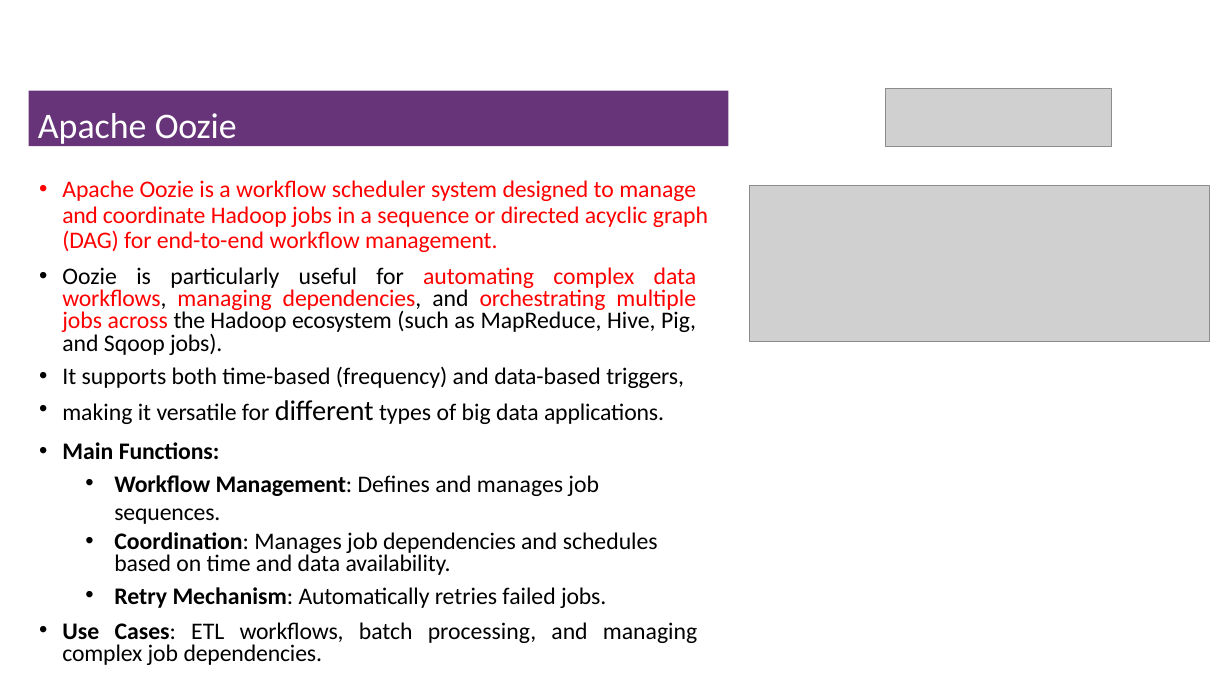
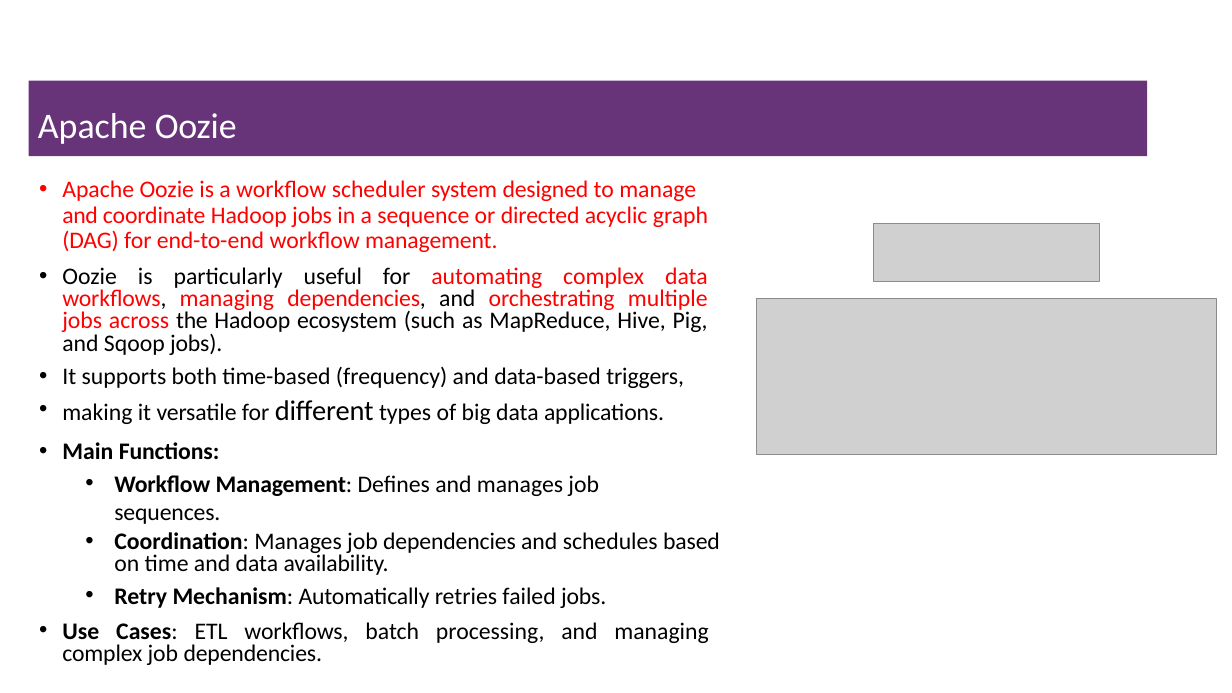
Before and after one commit to msfasha/307401-Big-Data, a slide deck: slide 30 of 20243/section_2_introduction_to_hadoop_eco_system/2-Introduction to Hadoop Eco System.pptx (slide 27 before the commit). Drawn at 1232x693 pixels with LibreOffice and Linux fonts; fonts in the diff are those of the drawing; grey boxes stand for pictures; background and template pictures are left out. Boxes give left, top, right and bottom in pixels: in the first picture for what was removed or moved away, otherwise in the second. Text is boxed around its words. In the diff, an @@ line names an element or a change of style, - is before the commit and + after.

Commit message:
modified hadoop echo system pptx

```diff
--- a/20243/section_2_introduction_to_hadoop_eco_system/2-Introduction to Hadoop Eco System.pptx
+++ b/20243/section_2_introduction_to_hadoop_eco_system/2-Introduction to Hadoop Eco System.pptx
@@ title "Apache Oozie": place and size @@
-title "Apache Oozie" at [29, 91, 728, 146]
+title "Apache Oozie" at [29, 80, 1148, 156]
@@ text "Apache Oozie is a workflow ..." rewrapped from [62, 180, 708, 665] to [62, 180, 720, 665] @@
@@ picture: place and size @@
-picture at [885, 89, 1111, 146]
+picture at [873, 224, 1099, 281]
@@ picture: place and size @@
-picture at [750, 186, 1210, 341]
+picture at [756, 299, 1216, 454]
```
Also in this commit, not shown: 16 other slides changed, 6 slides added, 2 slides removed, 2 other files.
